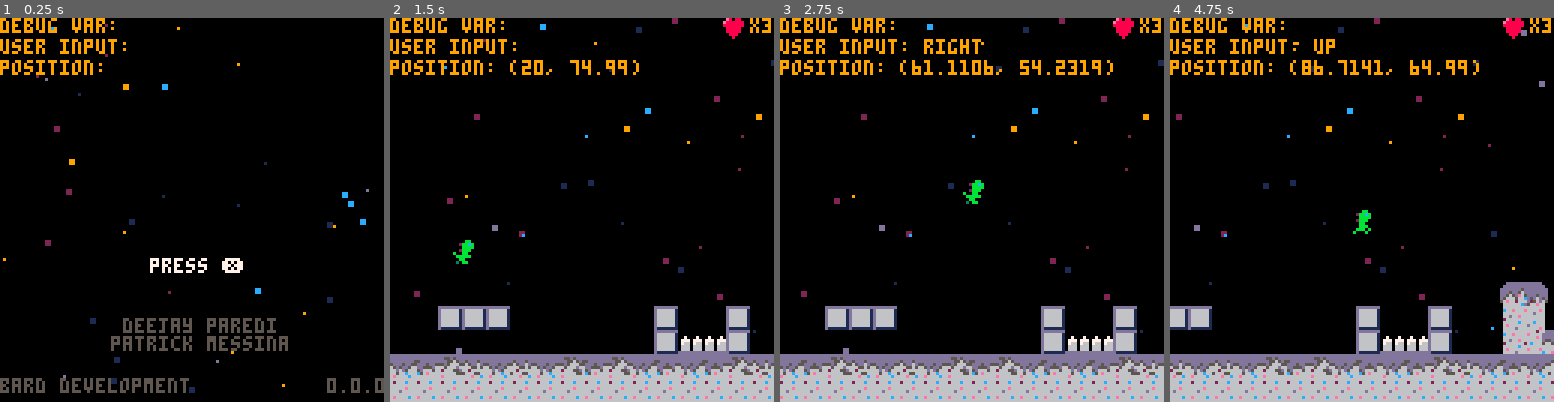
Above: before the commit, frames 1-4 (left to right).
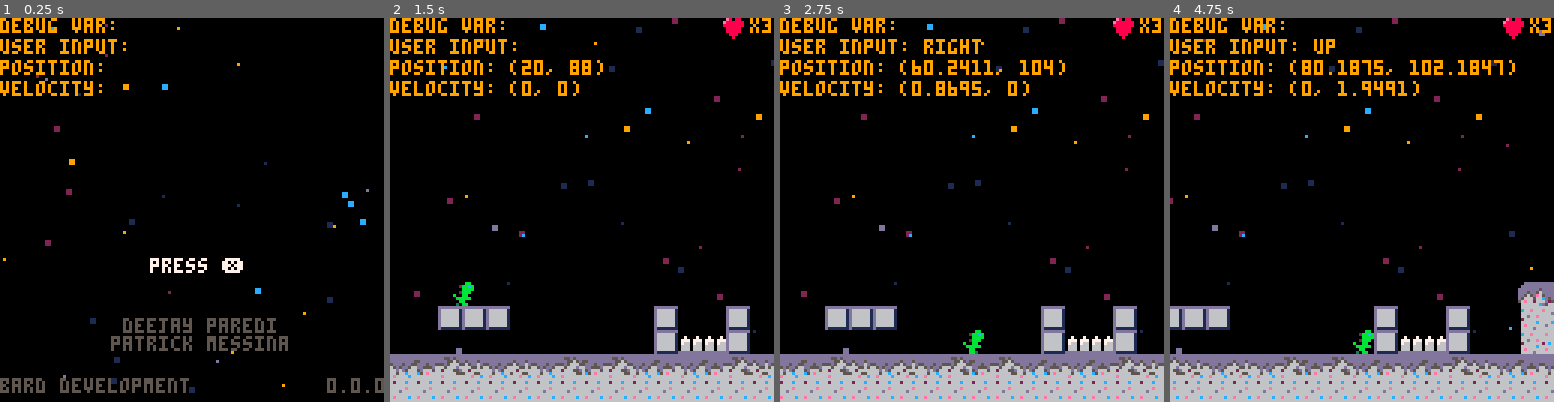
Above: after the commit, the same moments.

Repository: barddev/moonshot
Game: PICO-8 cartridge moonshot-temp.p8
Same seed, same stepped clock (60 frames per second), same inputs: the game is played once before the commit and once after it.
Inputs:
- Up to frame 1 (0.25 s): no input
- Up to frame 2 (1.5 s): tap X (X key) at 0.33, 1.07 s; tap O (Z key) at 0.7 s
- Up to frame 3 (2.75 s): hold Right 1.6-2.1 s; tap O (Z key) at 1.7, 2.1, 2.5 s; tap X (X key) at 1.85 s; hold Up 2.15-2.42 s; hold Right from 2.47 s (still down)
- Up to frame 4 (4.75 s): tap O (Z key) every 0.4 s from 2.9 to 4.5 s; tap X (X key) at 2.97, 4.08 s; release Right at 3.03 s; hold Left 3.08-3.58 s; hold Down 3.63-3.97 s; hold Right 4.02-4.68 s; hold Up from 4.73 s (still down)

The runs differ from the first frame. In frame 1, 0.4% of the frame differs, in the area x 0-27%, y 16-21%; in frame 2, 1.2%; in frame 3, 1.9%; in frame 4, 12%, in the area x 0-100%, y 0-100%.

Commit message:
variable jumping

Diff:
--- a/moonshot-temp.p8
+++ b/moonshot-temp.p8
@@ -38,6 +38,7 @@
     debug_var = "",
     -- vector2d
     debug_position = "",
+    debug_vel = "",
 
     -- stars
     stars_color_pal={1,2,9,12,13},
@@ -99,6 +100,7 @@
         if (btn(5)) key = key .. "o "
         print("user input: " .. key, x, 7, 9)
         print("position: " .. globals.debug_position, x, 14, 9)
+        print("velocity: " .. globals.debug_vel, x, 21, 9)
 
     end
 
@@ -404,10 +406,10 @@
 -- actor requires
 --  state: with falling/running/jumping/idle
 --  position: vector2d
---  dx,dy
+--  vel: vector2d
 function actor_move(actor)
     -- check y direction
-    if actor.dy > 0 then
+    if actor.vel.y > 0 then
         actor.state = "falling"
 
         -- if player falls off the map
@@ -417,10 +419,11 @@
         end
 
         -- limit actor to max speed
-        actor.dy = mid(-actor.dy, actor.dy, actor.max_dy)
+        actor.vel.y = mid(-actor.max_vel.y, actor.vel.y, actor.max_vel.y)
 
         if actor_map_collision(actor, "down", globals.solid) then
             actor.grounded = true
+
             -- left/right movement
             if btn(0)
             or btn(1) then
@@ -428,40 +431,39 @@
             else
                 actor.state = "idle"
             end
-            actor.dy = 0
+            actor.vel.y = 0
             actor.position.y -= ((actor.position.y + actor.h + 1) % 8) - 1
         end
 
         if actor_map_collision(actor, "down", globals.spike) then
-            actor.dy = 0
+            actor.vel.y = 0
             actor.health -= actor.health
         end
 
-    elseif actor.dy < 0 then
+    elseif actor.vel.y < 0 then
         actor.state = "jumping"
         if actor_map_collision(actor, "up", globals.solid) then
-            actor.dy = 0
+            actor.vel.y = 0
         end
     end
 
     -- check x direction
     -- left movement
-    if actor.dx < 0 then
+    if actor.vel.x < 0 then
         -- limit actor to max speed
-        actor.dx = mid(-actor.max_dx, actor.dx, actor.max_dx)
+        actor.vel.x = mid(-actor.max_vel.x, actor.vel.x, actor.max_vel.x)
         if actor_map_collision(actor, "left", globals.solid) then
-            actor.dx = 0
+            actor.vel.x = 0
         end
     -- right movement
-    elseif actor.dx > 0 then
-        actor.dx = mid(-actor.max_dx, actor.dx, actor.max_dx)
+    elseif actor.vel.x > 0 then
+        actor.vel.x = mid(-actor.max_vel.x, actor.vel.x, actor.max_vel.x)
         if actor_map_collision(actor, "right", globals.solid) then
-            actor.dx = 0
+            actor.vel.x = 0
         end
     end
 
-    actor.position.x += actor.dx
-    actor.position.y += actor.dy
+    actor.position += actor.vel
 
     --limit to map
     if actor.position.x < m.map_start then
@@ -573,27 +575,26 @@
 
 
     -- movement
-    self.speed = 1.5
     self.position = vector2d(x, y)
-    self.acc = 0.5
-    self.dcc = 0.8
-    self.dcc_air = 1.5
-
-    -- x
-    self.dx = 0
-    self.max_dx = 2
-
-    -- y
-    self.dy = 0
-    self.acc_y = 2
-    self.max_dy = 2
+
+    self.vel = vector2d(0, 0)
+    self.max_vel = vector2d(2, 2)
+
+    self.acc = vector2d(0.5, 2)
+    self.dcc = vector2d(0.8, 0)
+    self.dcc_air = vector2d(1.5, 0)
 
     -- jumping
+    self.jump_hold = globals.grav
+
+    -- check if almost touch ground
     self.jump_press = 0
     self.jump_press_time = 0.2
+
     self.grounded_press = 0
     self.grounded_press_time = 0.25
     self.grounded = false
+
 
 end
 
@@ -623,7 +624,8 @@
     self.jump_press = 0
     self.grounded_press = 0
     self.grounded = false
-    self.dy -= p.acc_y
+
+    self.vel.y -= p.acc.y
 end
 
 function player:death()
@@ -642,23 +644,23 @@
 
     globals.debug_position = self.position
 
-    self.dy += globals.grav
-    self.dx *= globals.friction
+    self.vel.x *= globals.friction
+    self.vel.y += globals.grav + self.jump_hold
 
     -- left
     if btn(0) then
-        self.dx -= self.acc
+        self.vel.x -= self.acc.x
         self.flip = true
     -- right
     elseif btn(1) then
-        self.dx += self.acc
+        self.vel.x += self.acc.x
         self.flip = false
     -- allow a minor delay before changing directions/stopping
     else
         if self.grounded then
-            self.dx *= self.dcc
+            self.vel.x *= self.dcc.x
         else
-            self.dx *= self.dcc_air
+            self.vel.x *= self.dcc_air.x
         end
     end
 
@@ -669,8 +671,16 @@
         self.grounded_press = self.grounded_press_time
     end
     self.jump_press -= 1/60
+
     if btnp(5) then
         self.jump_press = self.jump_press_time
+    end
+    -- h check for how long jump is press
+    if btn(5) then
+        self.jump_hold -= 0.005
+        if (self.jump_hold < 0) self.jump_hold = 0
+    else
+        self.jump_hold = globals.grav
     end
 
     if self.jump_press > 0
@@ -678,6 +688,7 @@
         self:jump()
     end
 
+    globals.debug_vel = self.vel
     actor_move(self)
 
     if self.health <= 0 then
